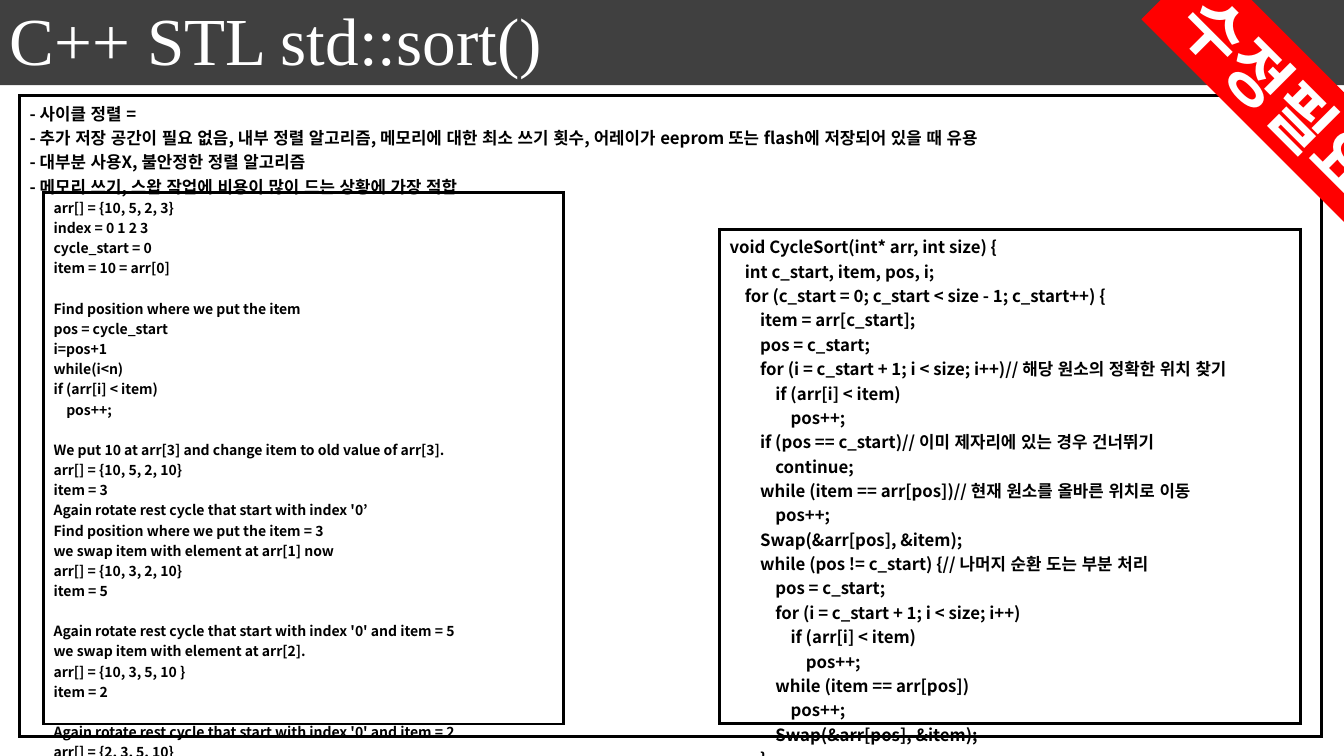
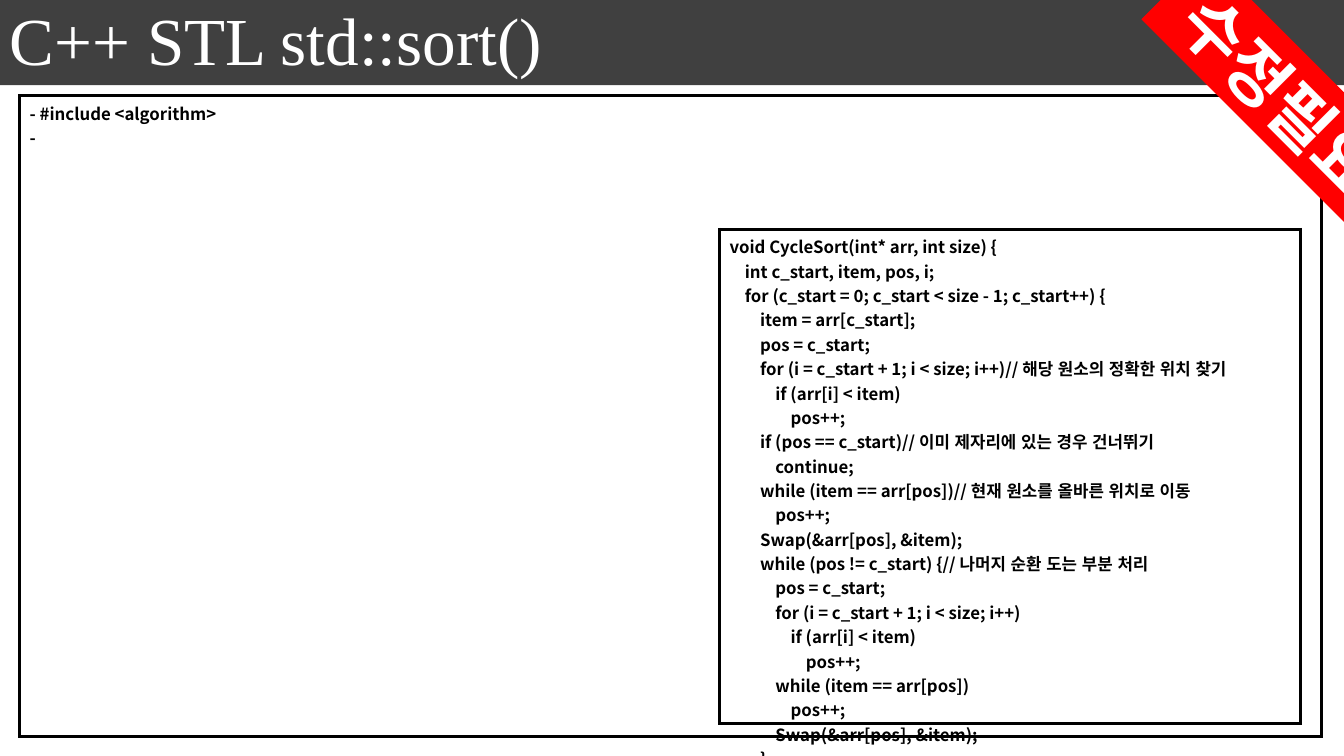
Before and after one commit to seonghokim/Study, a slide deck: slide 16 of Algorithm in c.pptx (slide 18 before the commit). Drawn at 1344x756 pixels with LibreOffice and Linux fonts; fonts in the diff are those of the drawing. Boxes give left, top, right and bottom in pixels: in the first picture for what was removed or moved away, otherwise in the second. Text is boxed around its words. In the diff, an @@ line names an element or a change of style, - is before the commit and + after.

Commit message:
20240114_Algorithm Summarize

```diff
--- a/Algorithm in c.pptx
+++ b/Algorithm in c.pptx
@@ table at <box>19,96,1322,737</box> @@
-row 1, column 1: - 사이클 정렬 = / - 추가 저장 공간이 필요 없음, 내부 정렬 알고리즘, 메모리에 대한 최소 쓰기 횟수, 어레이가 eeprom 또는 flash에 저장되어 있을 때 유용 / - 대부분 사용X, 불안정한 정렬 알고리즘 / - 메모리 쓰기, 스왑 작업에 비용이 많이 드는 상황에 가장 적합
+row 1, column 1: - #include <algorithm> / -
@@ table removed at <box>43,193,564,745</box>, 1 rows, 1 columns @@
-arr[] = {10, 5, 2, 3} / index = 0 1 2 3 / cycle_start = 0 / item = 10 = arr[0] / Find position where we put the item / pos = cycle_start / i=pos+1 / while(i<n) / if (arr[i] < item) / pos++; / We put 10 at arr[3] and change item to old value of arr[3]. / arr[] = {10, 5, 2, 10} / item = 3 / Again rotate rest cycle that start with index '0’ / Find position where we put the item = 3 / we swap item with element at arr[1] now / arr[] = {10, 3, 2, 10} / item = 5 / Again rotate rest cycle that start with index '0' and item = 5 / we swap item with element at arr[2]. / arr[] = {10, 3, 5, 10 } / item = 2 / Again rotate rest cycle that start with index '0' and item = 2 / arr[] = {2, 3, 5, 10} / Above is one iteration for cycle_stat = 0. / Repeat above steps for cycle_start = 1, 2, ..n-2
```
Also in this commit, not shown: 5 other slides changed, 3 slides added, 3 slides removed, 4 other files.
